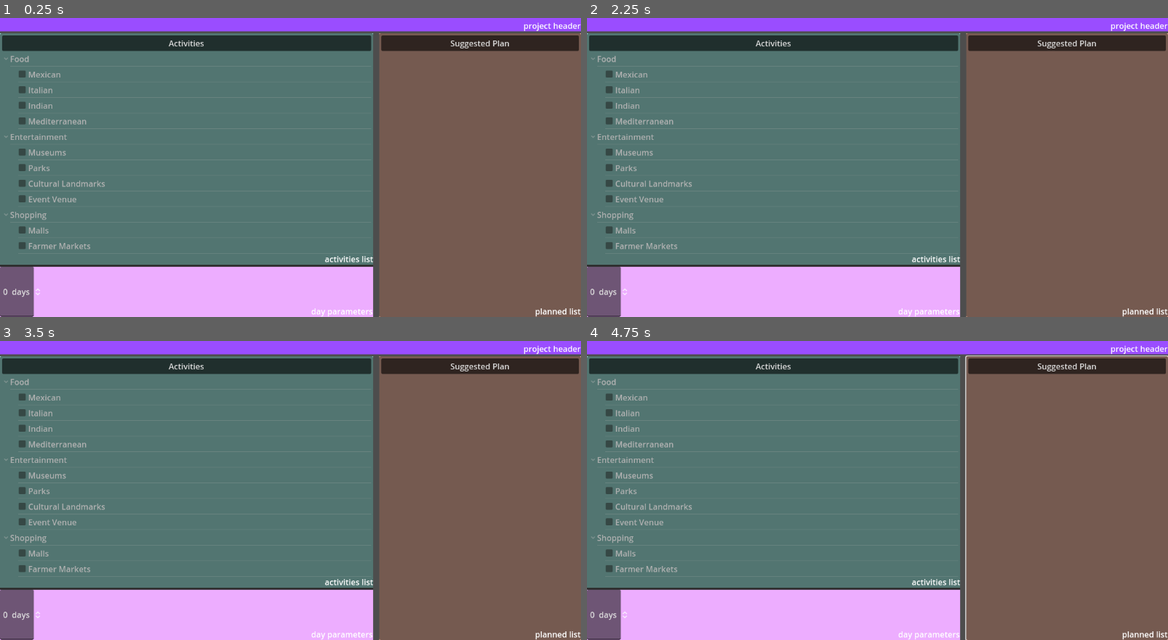
Above: before the commit, frames 1-4 (two rows, left to right).
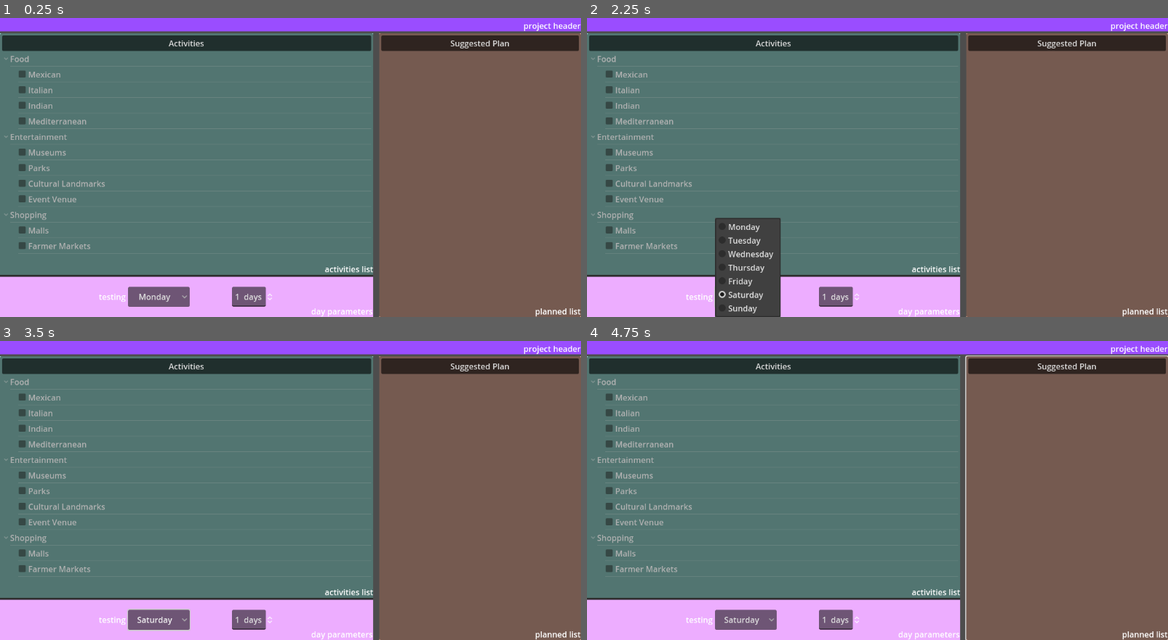
Above: after the commit, the same moments.

Repository: GenericUserIsTaken/AccessHackProj
Game: Godot game, scene res://checklist.tscn
The game is run twice, just before and just after one commit, with the same random seed, the same clock (stepped at 60 frames per second) and the same inputs. This scene is started directly instead of the project's main scene.
Inputs (mouse positions are in pixels of both pictures, inside the frame that each line leads up to):
- Up to frame 1 (0.25 s): no input
- Up to frame 2 (2.25 s): click (743, 296) at 0.5 s, where only the run after the commit has a clickable "Monday"; click (743, 296) at 1.25 s, where only the run after the commit has a clickable "Monday"; click (743, 296) at 2 s, where only the run after the commit has a clickable "Saturday"
- Up to frame 3 (3.5 s): click (156, 619) at 2.75 s, where only the run after the commit has a clickable "Saturday"
- Up to frame 4 (4.75 s): click (743, 619) at 3.5 s, where only the run after the commit has a clickable "Saturday"; tap Enter at 4.25 s; move the mouse to (1005, 460) at 4.27 s; click (1005, 460) at 4.42 s

The runs differ from the first frame. In frame 1, 4.7% of the frame differs, in the area x 0-65%, y 79-100%; in frame 2, 7.2%, in the area x 0-65%, y 66-100%; in frame 3, 4.8%; in frame 4, 4.7%.

Commit message:
pls upload my push tho
why github

Diff:
--- a/Test.tscn
+++ b/Test.tscn
@@ -1,6 +1,6 @@
 [gd_scene load_steps=2 format=3 uid="uid://c457d2ovn3h6f"]
 
-[ext_resource type="Script" path="res://Traindata.gd" id="1_tvk8a"]
+[ext_resource type="Script" path="res://TrainData.gd" id="1_tvk8a"]
 
 [node name="Node2D" type="Node2D"]
 script = ExtResource("1_tvk8a")
--- a/checklist.tscn
+++ b/checklist.tscn
@@ -149,7 +149,7 @@
 text = "activities list"
 
 [node name="Control2" type="Control" parent="VBoxContainer/Control2/HSplitContainer/Control/VBoxContainer"]
-custom_minimum_size = Vector2(0, 100)
+custom_minimum_size = Vector2(0, 80)
 layout_mode = 2
 
 [node name="TempBg4" type="ColorRect" parent="VBoxContainer/Control2/HSplitContainer/Control/VBoxContainer/Control2"]
@@ -181,9 +181,53 @@
 anchor_bottom = 1.0
 grow_horizontal = 2
 grow_vertical = 2
-
-[node name="SpinBox" type="SpinBox" parent="VBoxContainer/Control2/HSplitContainer/Control/VBoxContainer/Control2/HBoxContainer"]
-layout_mode = 2
+alignment = 1
+
+[node name="MarginContainer2" type="MarginContainer" parent="VBoxContainer/Control2/HSplitContainer/Control/VBoxContainer/Control2/HBoxContainer"]
+layout_mode = 2
+theme_override_constants/margin_left = 40
+theme_override_constants/margin_top = 20
+theme_override_constants/margin_right = 40
+theme_override_constants/margin_bottom = 20
+
+[node name="HBoxContainer" type="HBoxContainer" parent="VBoxContainer/Control2/HSplitContainer/Control/VBoxContainer/Control2/HBoxContainer/MarginContainer2"]
+layout_mode = 2
+
+[node name="Label" type="Label" parent="VBoxContainer/Control2/HSplitContainer/Control/VBoxContainer/Control2/HBoxContainer/MarginContainer2/HBoxContainer"]
+layout_mode = 2
+text = "testing"
+
+[node name="OptionButton" type="OptionButton" parent="VBoxContainer/Control2/HSplitContainer/Control/VBoxContainer/Control2/HBoxContainer/MarginContainer2/HBoxContainer"]
+layout_mode = 2
+alignment = 1
+selected = 0
+item_count = 7
+popup/item_0/text = "Monday"
+popup/item_1/text = "Tuesday"
+popup/item_1/id = 1
+popup/item_2/text = "Wednesday"
+popup/item_2/id = 2
+popup/item_3/text = "Thursday"
+popup/item_3/id = 3
+popup/item_4/text = "Friday"
+popup/item_4/id = 4
+popup/item_5/text = "Saturday"
+popup/item_5/id = 5
+popup/item_6/text = "Sunday"
+popup/item_6/id = 6
+
+[node name="MarginContainer" type="MarginContainer" parent="VBoxContainer/Control2/HSplitContainer/Control/VBoxContainer/Control2/HBoxContainer"]
+layout_mode = 2
+theme_override_constants/margin_left = 40
+theme_override_constants/margin_top = 20
+theme_override_constants/margin_right = 40
+theme_override_constants/margin_bottom = 20
+
+[node name="SpinBox" type="SpinBox" parent="VBoxContainer/Control2/HSplitContainer/Control/VBoxContainer/Control2/HBoxContainer/MarginContainer"]
+layout_mode = 2
+min_value = 1.0
+max_value = 21.0
+value = 1.0
 alignment = 1
 suffix = " days"
 
